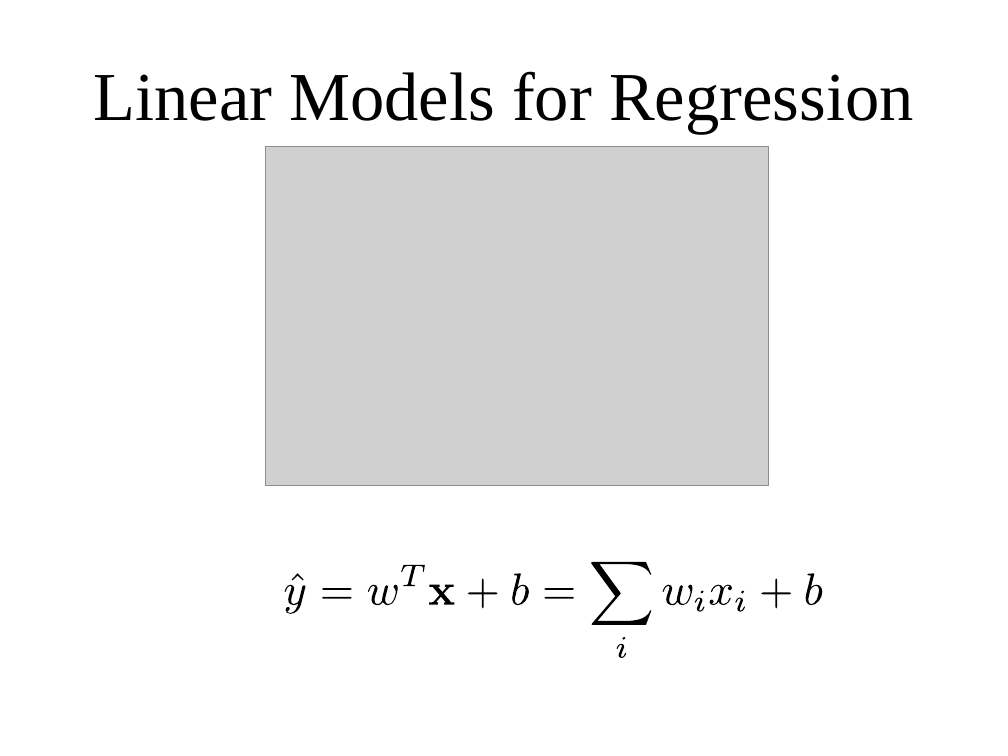
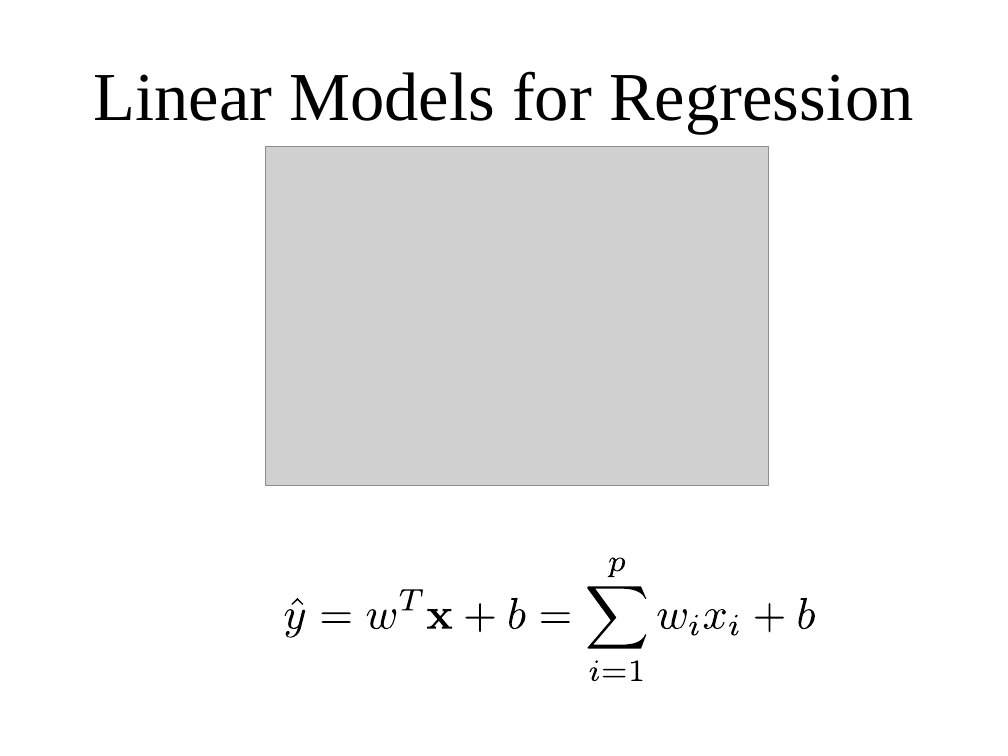
Before and after one commit to amueller/applied_ml_spring_2017, a slide deck: slide 2 of slides/aml-05-020117.odp. Drawn at 1008x756 pixels with LibreOffice and Linux fonts; fonts in the diff are those of the drawing; grey boxes stand for pictures. Boxes give left, top, right and bottom in pixels: in the first picture for what was removed or moved away, otherwise in the second. Text is boxed around its words. In the diff, an @@ line names an element or a change of style, - is before the commit and + after.

```diff
--- a/slides/aml-05-020117.odp
+++ b/slides/aml-05-020117.odp
@@ freeform shape: place and size @@
-freeform shape at [284, 558, 823, 659]
+freeform shape at [284, 558, 816, 681]
@@ freeform shape: place and size @@
-freeform shape at [592, 562, 652, 625]
+freeform shape at [608, 558, 626, 578]
@@ freeform shape: place and size @@
-freeform shape at [512, 574, 529, 606]
+freeform shape at [509, 598, 526, 629]
@@ freeform shape: place and size @@
-freeform shape at [617, 637, 627, 658]
+freeform shape at [587, 586, 647, 649]
@@ freeform shape added at [799, 598, 815, 629], fill #000000 @@
@@ 7 freeform shapes: place and size @@
-7 freeform shapes at [284, 565, 499, 614]
+7 freeform shapes at [284, 590, 495, 638]
@@ freeform shape: place and size @@
-freeform shape at [544, 588, 574, 599]
+freeform shape at [541, 613, 570, 623]
@@ freeform shape: place and size @@
-freeform shape at [735, 591, 745, 612]
+freeform shape at [658, 609, 687, 629]
@@ freeform shape: place and size @@
-freeform shape at [762, 578, 792, 608]
+freeform shape at [690, 615, 699, 636]
@@ freeform shape: place and size @@
-freeform shape at [806, 574, 822, 606]
+freeform shape at [704, 609, 726, 629]
@@ freeform shape: place and size @@
-freeform shape at [695, 591, 705, 612]
+freeform shape at [729, 615, 738, 636]
@@ freeform shape added at [755, 603, 784, 632], fill #000000 @@
@@ freeform shape: place and size @@
-freeform shape at [663, 584, 693, 605]
+freeform shape at [590, 660, 599, 681]
@@ freeform shape added at [603, 669, 626, 677], fill #000000 @@
@@ freeform shape: place and size @@
-freeform shape at [710, 584, 733, 605]
+freeform shape at [631, 660, 642, 681]
```
Also in this commit, not shown: 5 other slides changed, 2 other files.
